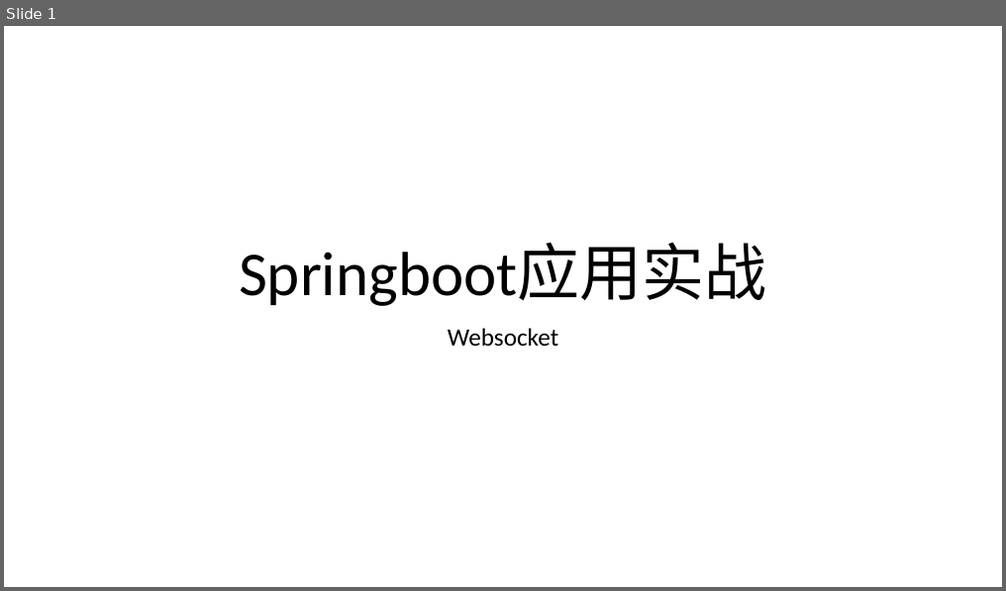
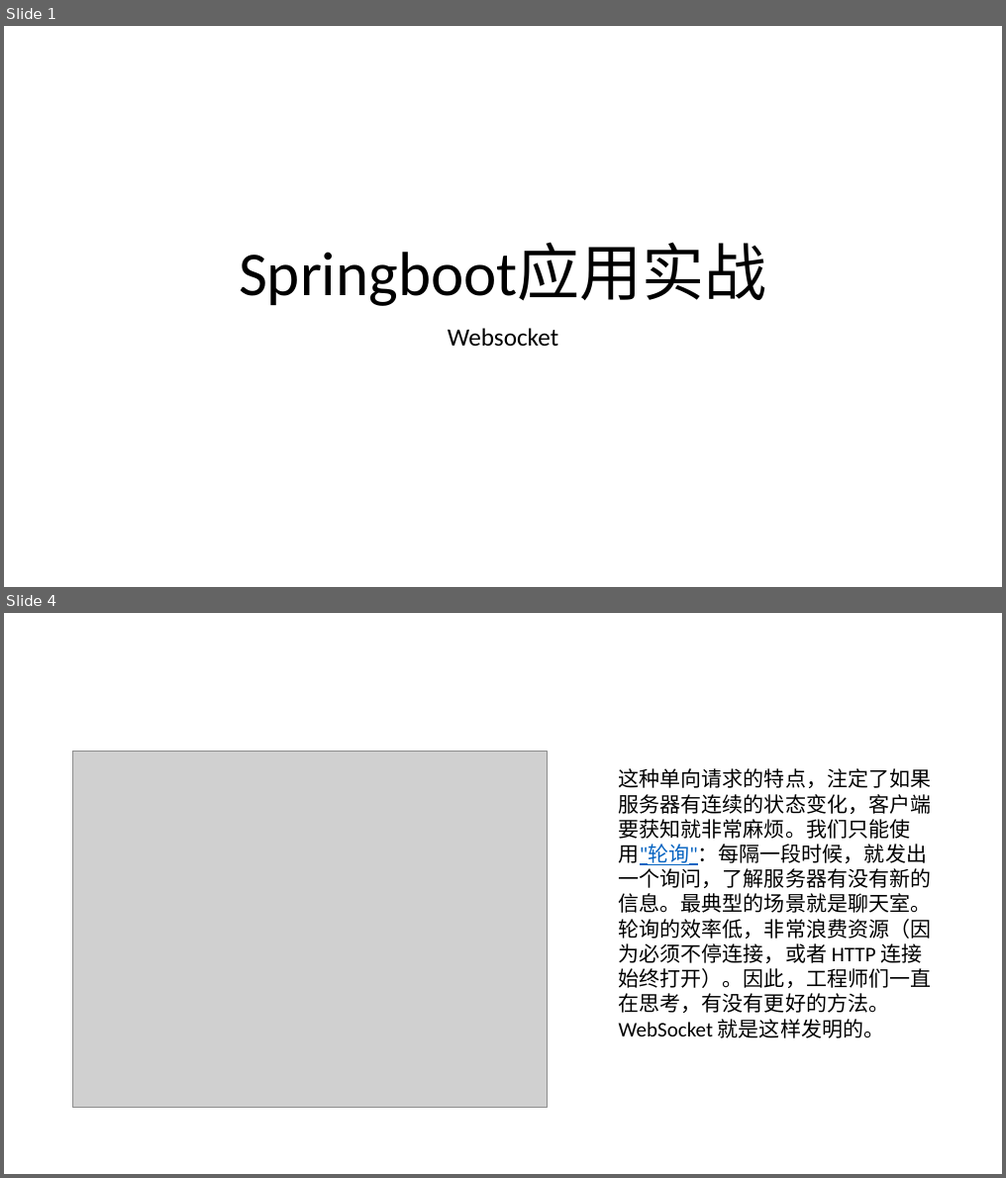
Before and after one commit to airuitian/MicroService, a slide deck: springboot/SpringBoot-websocket.pptx. Shown one above the other, each under a label of ours: slide 1 before the commit, slides 1 and 4 after it; the slides between them are not shown. The pictures are 1006x591 and 1006x1178 pixels, drawn with LibreOffice and Linux fonts; fonts in the diff are those of the drawing; grey boxes stand for pictures. Boxes give left, top, right and bottom in pixels: in the first picture for what was removed or moved away, otherwise in the second. Text is boxed around its words. In the diff, an @@ line names an element or a change of style, - is before the commit and + after.

```diff
--- a/springboot/SpringBoot-websocket.pptx
+++ b/springboot/SpringBoot-websocket.pptx
@@ slide 4 added at <box>4,613,1002,1174</box>, background #FFFFFF @@
@@ picture added at <box>73,752,548,1108</box> @@
@@ text added at <box>619,768,931,1039</box>, 20 pt, text #000000 @@
+这种单向请求的特点，注定了如果服务器有连续的状态变化，客户端要获知就非常麻烦。我们只能使用"轮询"：每隔一段时候，就发出一个询问，了解服务器有没有新的信息。最典型的场景就是聊天室。
+轮询的效率低，非常浪费资源（因为必须不停连接，或者 HTTP 连接始终打开）。因此，工程师们一直在思考，有没有更好的方法。WebSocket 就是这样发明的。
```
Also in this commit, not shown: 1 slide changed, 19 other slides added, 1 slide removed, 2 other files.
